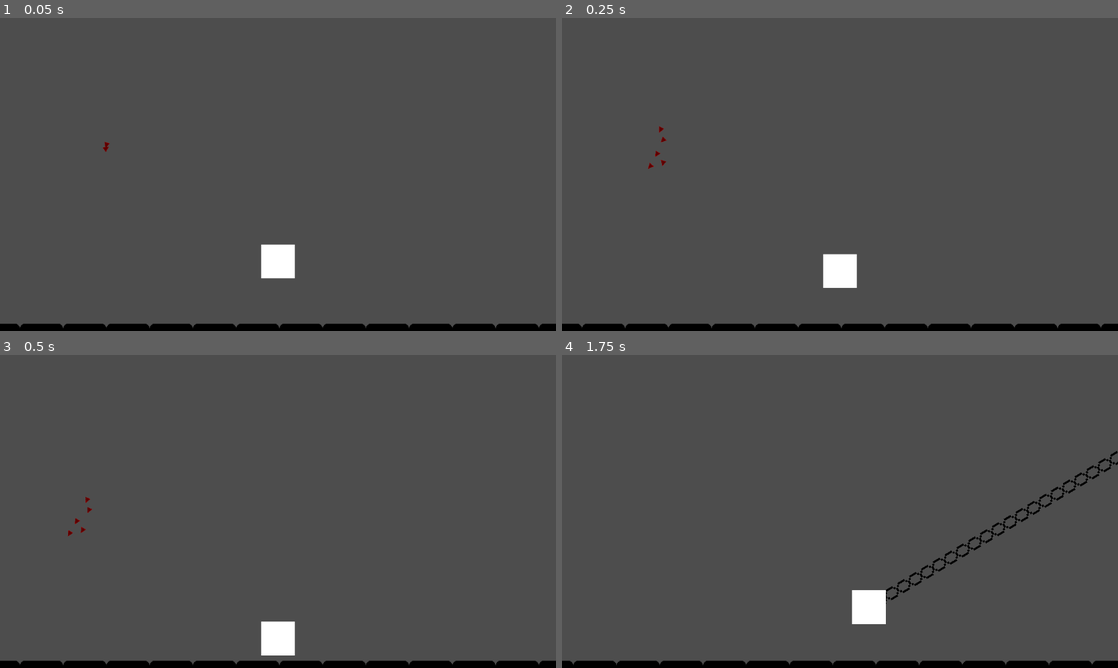
Above: before the commit, frames 1-4 (two rows, left to right).
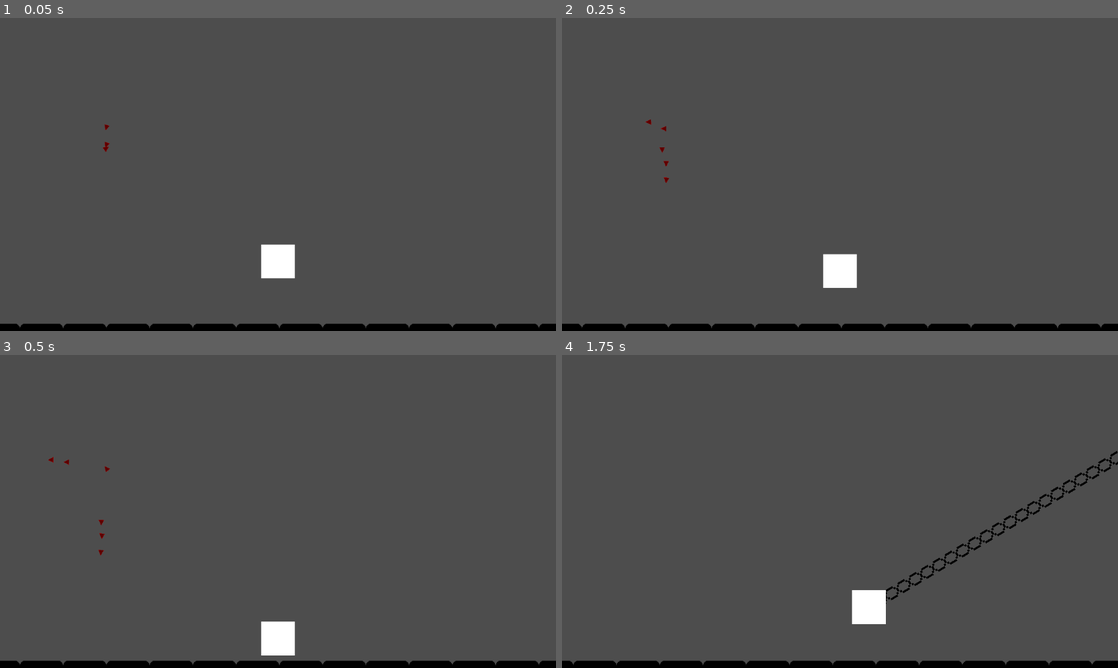
Above: after the commit, the same moments.

Repository: LitheFulminare/Operation-Venulysian
Game: Godot game, scene res://Game scenes/Shredder boss test.tscn
Two runs of this game, one before a commit and one after it. Both use one fixed random seed, a clock stepped at 60 frames per second and the inputs below. This scene is started directly instead of the project's main scene. The engine's default icon, where the game draws it, is replaced by a stand-in: a white triangle on a blue panel in a dark square.
Inputs (mouse positions are in pixels of both pictures, inside the frame that each line leads up to):
- Up to frame 1 (0.05 s): no input
- Up to frame 2 (0.25 s): no input
- Up to frame 3 (0.5 s): no input
- Up to frame 4 (1.75 s): move the mouse to (812, 574) at 0.52 s; hold D (Right) from 0.53 s (still down); tap Shift (Dash) at 0.6 s; tap W (Up) at 0.77, 1.52 s; move the mouse to (1006, 558) at 1.27 s; tap F (Grappling Hook) at 1.35 s

The runs differ from the first frame. In frame 1, less than 0.1% of the frame differs, in the area x 18-20%, y 34-42%; in frame 2, 0.1%; in frame 3, 0.1%, in the area x 8-20%, y 32-64%; in frame 4, nothing differs.

Commit message:
increased separation

Diff:
--- a/Operation Venulysian/Enemies/Shredder/shredder.gd
+++ b/Operation Venulysian/Enemies/Shredder/shredder.gd
@@ -5,7 +5,7 @@
 var velocity: Vector2 = Vector2.ZERO
 var speed: float = 7.0
 var screen_size: Vector2
-var movv: float = 35
+var movv: float = 45
 
 func _ready() -> void:
 	rays = get_rays()
